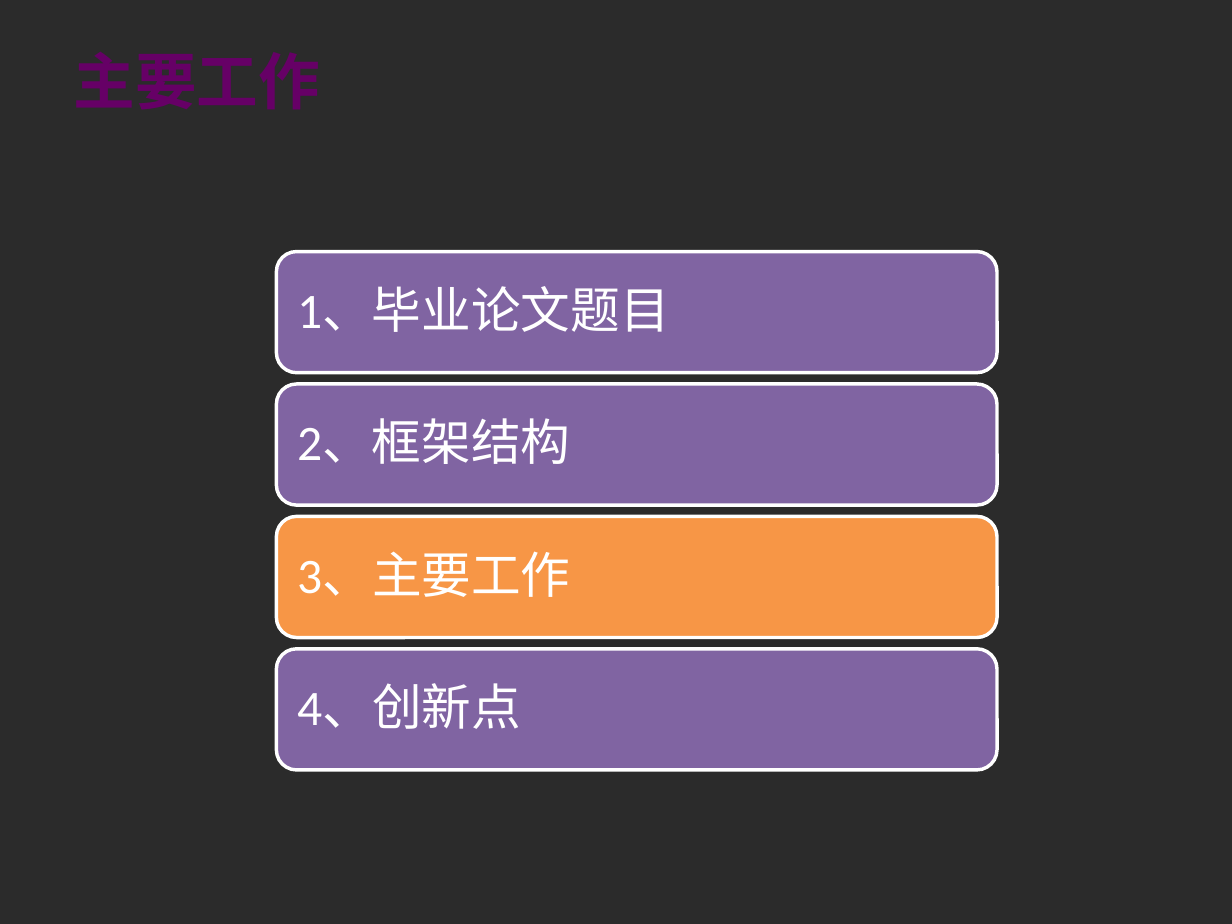
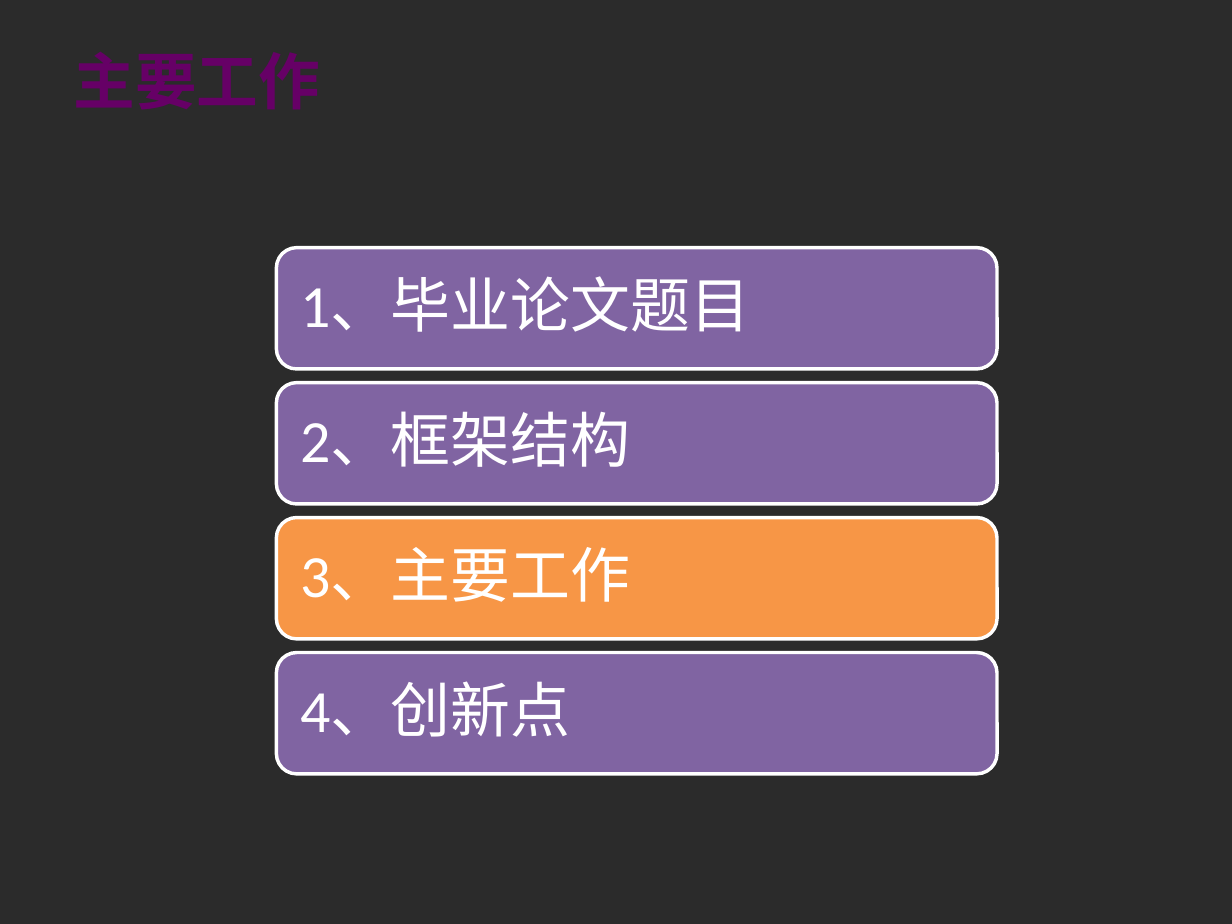
Before and after one commit to guoqinlong/Master-Thesis, a slide deck: slide 12 of 郭秦龙初稿汇报.pptx. Drawn at 1232x924 pixels with LibreOffice and Linux fonts; fonts in the diff are those of the drawing; background and template pictures are left out; a plain dark background stands for a picture behind light text. Boxes give left, top, right and bottom in pixels: in the first picture for what was removed or moved away, otherwise in the second. Text is boxed around its words. In the diff, an @@ line names an element or a change of style, - is before the commit and + after.

```diff
--- a/郭秦龙初稿汇报.pptx
+++ b/郭秦龙初稿汇报.pptx
@@ rounded rectangle moved from (x1=276, y1=649, x2=997, y2=770) to (x1=276, y1=653, x2=997, y2=775) @@
@@ size 29 to 35 pt; more space between paragraphs in 4 elements at (x1=300, y1=548, x2=630, y2=602), (x1=300, y1=413, x2=630, y2=467), (x1=300, y1=278, x2=750, y2=332), (x1=300, y1=683, x2=570, y2=737) @@
```
Also in this commit, not shown: 7 other slides changed.
